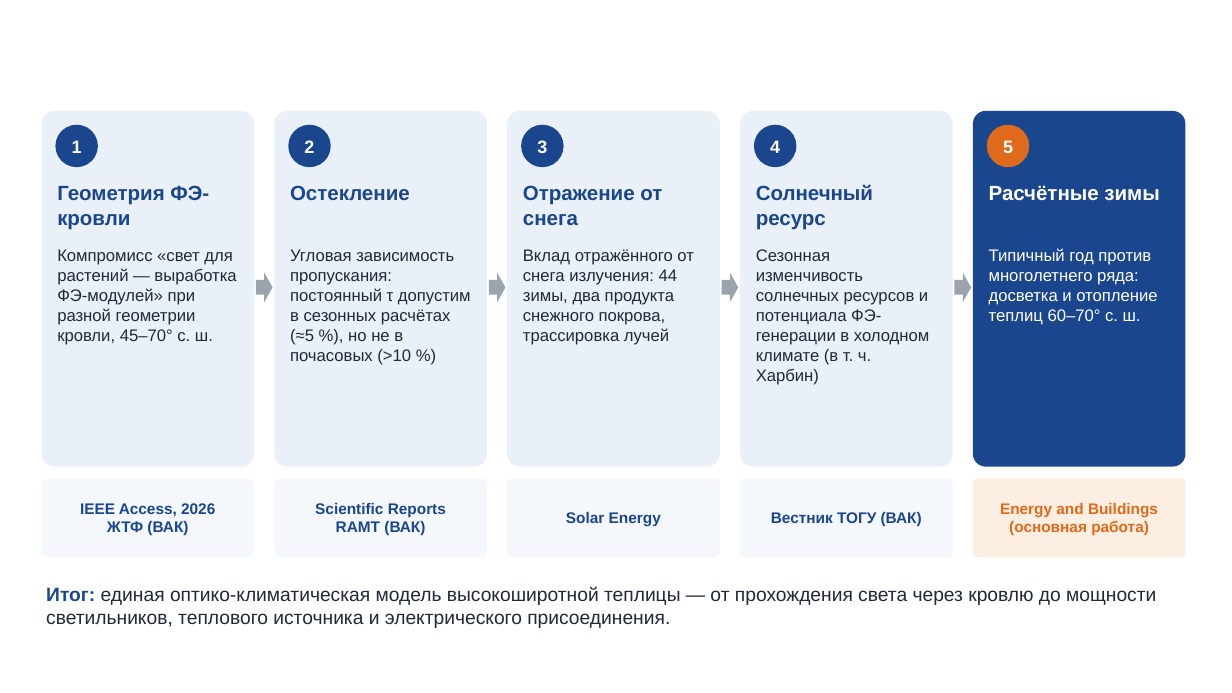
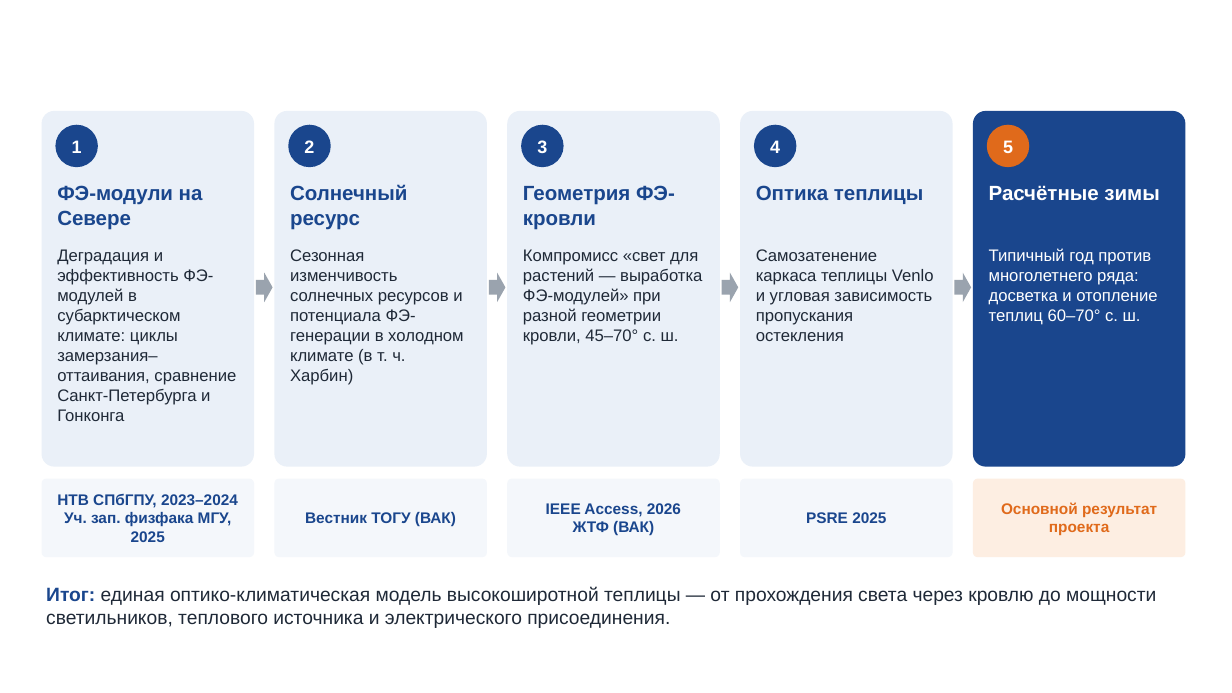
Before and after one commit to dyuanbiao/-, a slide deck: slide 5 of vik/Презентация проекта - Дэн Ю..pptx. Drawn at 1232x693 pixels with LibreOffice and Linux fonts; fonts in the diff are those of the drawing; background and template pictures are left out. Boxes give left, top, right and bottom in pixels: in the first picture for what was removed or moved away, otherwise in the second. Text is boxed around its words. In the diff, an @@ line names an element or a change of style, - is before the commit and + after.

```diff
--- a/vik/Презентация проекта - Дэн Ю..pptx
+++ b/vik/Презентация проекта - Дэн Ю..pptx
@@ text at (x1=57, y1=185, x2=203, y2=230): text changed @@
-Геометрия ФЭ-кровли
+ФЭ-модули на Севере
@@ text at (x1=290, y1=184, x2=407, y2=230): text changed @@
-Остекление
+Солнечный ресурс
@@ text at (x1=523, y1=185, x2=675, y2=230): text changed @@
-Отражение от снега
+Геометрия ФЭ-кровли
@@ text at (x1=756, y1=185, x2=923, y2=204): text changed @@
-Солнечный ресурс
+Оптика теплицы
@@ text at (x1=57, y1=249, x2=236, y2=421): text changed @@
-Компромисс «свет для растений — выработка ФЭ-модулей» при разной геометрии кровли, 45–70° с. ш.
+Деградация и эффективность ФЭ-модулей в субарктическом климате: циклы замерзания–оттаивания, сравнение Санкт-Петербурга и Гонконга
@@ text at (x1=290, y1=249, x2=463, y2=385): text changed @@
-Угловая зависимость пропускания: постоянный τ допустим в сезонных расчётах (≈5 %), но не в почасовых (>10 %)
+Сезонная изменчивость солнечных ресурсов и потенциала ФЭ-генерации в холодном климате (в т. ч. Харбин)
@@ text at (x1=523, y1=249, x2=702, y2=345): text changed @@
-Вклад отражённого от снега излучения: 44 зимы, два продукта снежного покрова, трассировка лучей
+Компромисс «свет для растений — выработка ФЭ-модулей» при разной геометрии кровли, 45–70° с. ш.
@@ text at (x1=756, y1=249, x2=934, y2=341): text changed @@
-Сезонная изменчивость солнечных ресурсов и потенциала ФЭ-генерации в холодном климате (в т. ч. Харбин)
+Самозатенение каркаса теплицы Venlo и угловая зависимость пропускания остекления
@@ text at (x1=57, y1=494, x2=238, y2=542): text changed @@
-IEEE Access, 2026
-ЖТФ (ВАК)
+НТВ СПбГПУ, 2023–2024
+Уч. зап. физфака МГУ, 2025
@@ text at (x1=546, y1=503, x2=681, y2=535): text changed @@
-Solar Energy
+IEEE Access, 2026
+ЖТФ (ВАК)
@@ text at (x1=1001, y1=502, x2=1157, y2=535): text changed @@
-Energy and Buildings
-(основная работа)
+Основной результат
+проекта
@@ text at (x1=305, y1=512, x2=456, y2=526): text changed @@
-Scientific Reports
-RAMT (ВАК)
+Вестник ТОГУ (ВАК)
@@ text at (x1=806, y1=512, x2=886, y2=523): text changed @@
-Вестник ТОГУ (ВАК)
+PSRE 2025
```
Also in this commit, not shown: 2 other slides changed, 3 other files.
